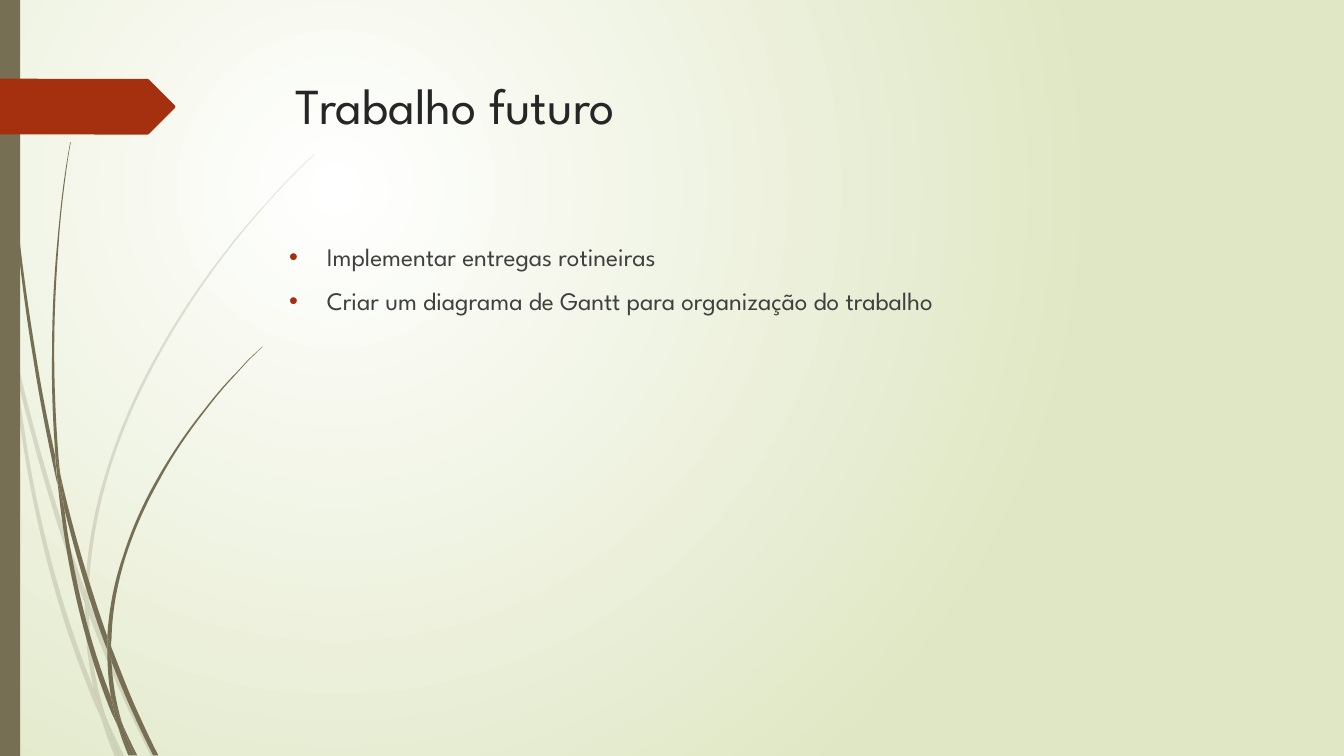
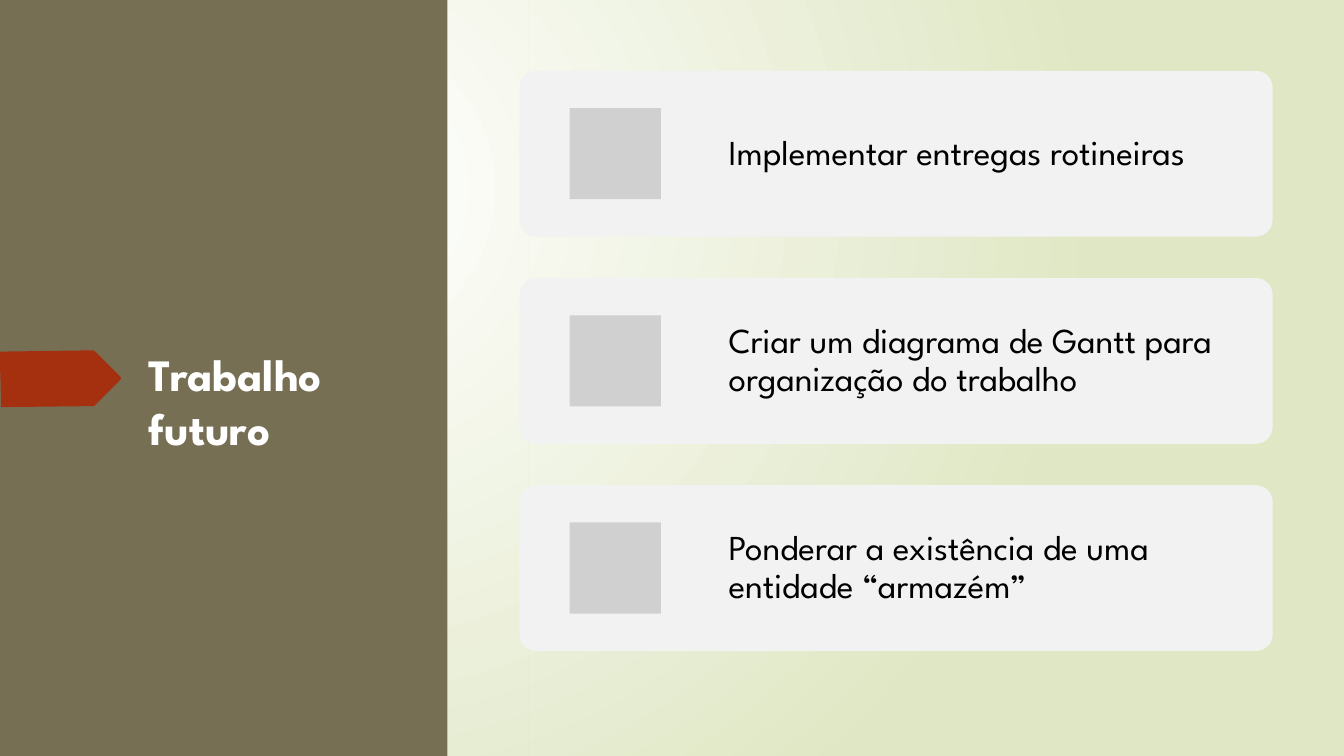
Before and after one commit to Lucenix/BD-TP, a slide deck: slide 54 of Apresentação1.pptx (slide 47 before the commit). Drawn at 1344x756 pixels with LibreOffice and Linux fonts; fonts in the diff are those of the drawing; grey boxes stand for pictures. Boxes give left, top, right and bottom in pixels: in the first picture for what was removed or moved away, otherwise in the second. Text is boxed around its words. In the diff, an @@ line names an element or a change of style, - is before the commit and + after.

```diff
--- a/Apresentação1.pptx
+++ b/Apresentação1.pptx
@@ rectangle added at [0,0,448,756], fill #766F54 @@
@@ rectangle added at [528,0,1344,756], fill gradient #FFFFFF to #DFE8C4 @@
@@ text at [327,248,655,272]: paragraph removed @@
-• Implementar entregas rotineiras
@@ text "Criar um diagrama de Gantt ...": place and size @@
-text "Criar um diagrama de Gantt ..." at [327,248,933,316]
+text "Criar um diagrama de Gantt ..." at [729,329,1212,399]
@@ text "Criar um diagrama de Gantt ..." at [729,329,1212,399]: size 18 to 25 pt, text colour #404040 to #000000; bullet • to none; line spacing 1 to 0.9; less space between paragraphs; vertical alignment top to middle @@
@@ freeform shape added at [0,351,121,407], fill #A53010 @@
@@ title "Trabalho futuro": place and size @@
-title "Trabalho futuro" at [296,88,615,125]
+title "Trabalho futuro" at [149,360,322,446]
@@ title "Trabalho futuro" at [149,360,322,446]: size 36 to 32 pt, text colour #262626 to #FFFFFF, bold on @@
@@ group added at [519,71,1272,650]: 3 rounded rectangles, 3 pictures, 2 texts @@
+Implementar entregas rotineiras
+Ponderar a existência de uma entidade “armazém”
@@ group removed at [11,154,315,720]: 5 freeform shapes @@
@@ group removed at [51,142,262,728]: 7 freeform shapes @@
```
Also in this commit, not shown: 8 other slides changed, 12 slides added, 5 slides removed.
